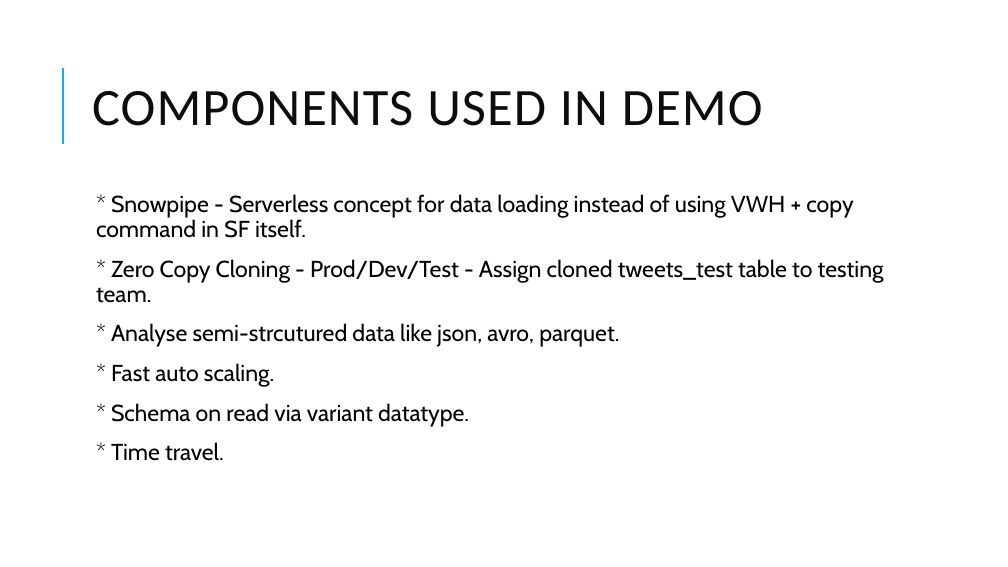
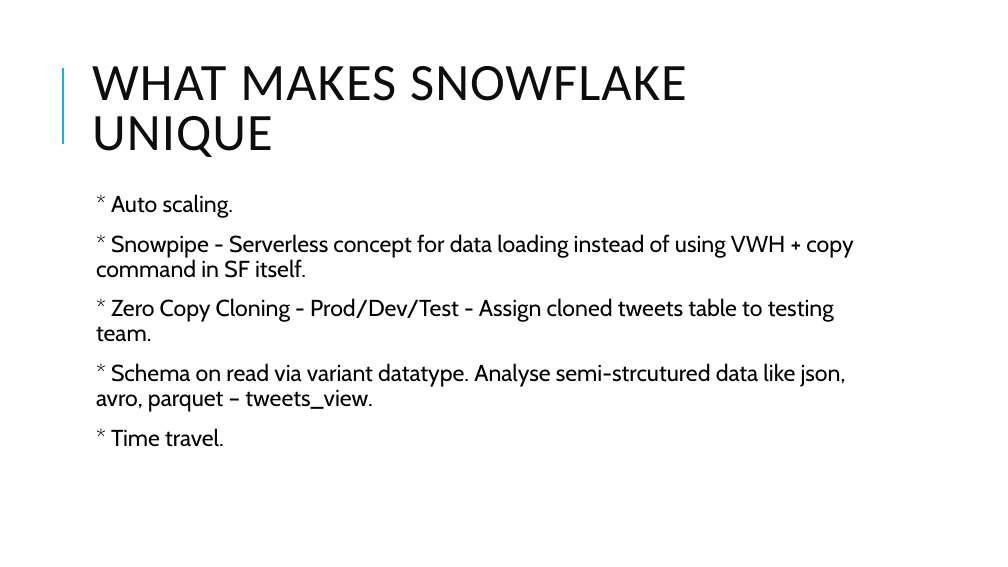
Before and after one commit to dinesarun/common, a slide deck: slide 17 of sessions/ChennaiAzureUserGroup/Snowflake_DW/Snowflake data warehouse.pptx (slide 13 before the commit). Drawn at 1008x567 pixels with LibreOffice and Linux fonts; fonts in the diff are those of the drawing. Boxes give left, top, right and bottom in pixels: in the first picture for what was removed or moved away, otherwise in the second. Text is boxed around its words. In the diff, an @@ line names an element or a change of style, - is before the commit and + after.

```diff
--- a/sessions/ChennaiAzureUserGroup/Snowflake_DW/Snowflake data warehouse.pptx
+++ b/sessions/ChennaiAzureUserGroup/Snowflake_DW/Snowflake data warehouse.pptx
@@ title at (92,66,687,157): text changed @@
-COMPONENTS USED IN DEMO
+WHAT MAKES SNOWFLAKE UNIQUE
@@ text at (111,194,233,218): paragraph added @@
+  * Auto scaling.
@@ text at (96,298,846,412): text changed @@
-  * Zero Copy Cloning - Prod/Dev/Test - Assign cloned tweets_test table to testing team.
-  * Analyse semi-strcutured data like json, avro, parquet.
-  * Fast auto scaling.
-  * Schema on read via variant datatype.
+  * Zero Copy Cloning - Prod/Dev/Test - Assign cloned tweets table to testing team.
+  * Schema on read via variant datatype. Analyse semi-strcutured data like json, avro, parquet – tweets_view.
```
Also in this commit, not shown: 8 other slides changed, 10 slides added, 2 slides removed.
